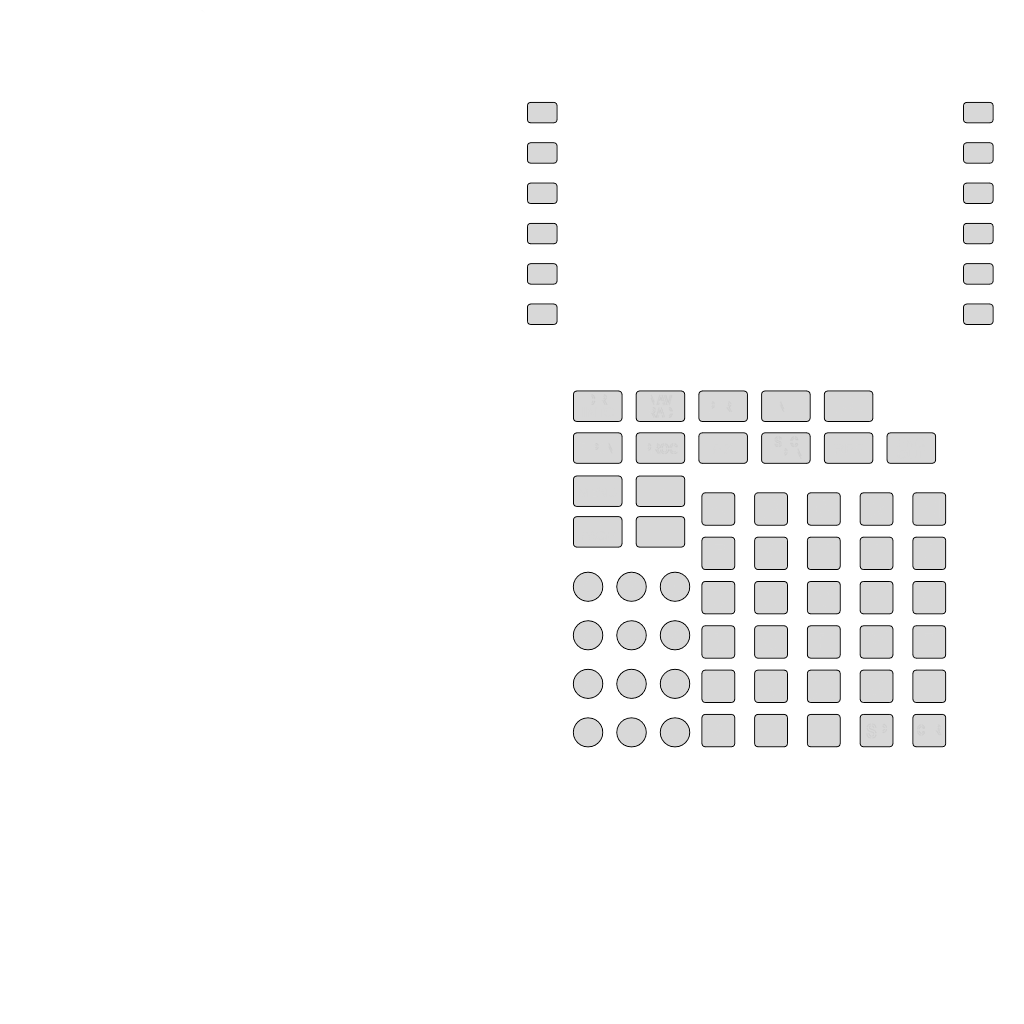
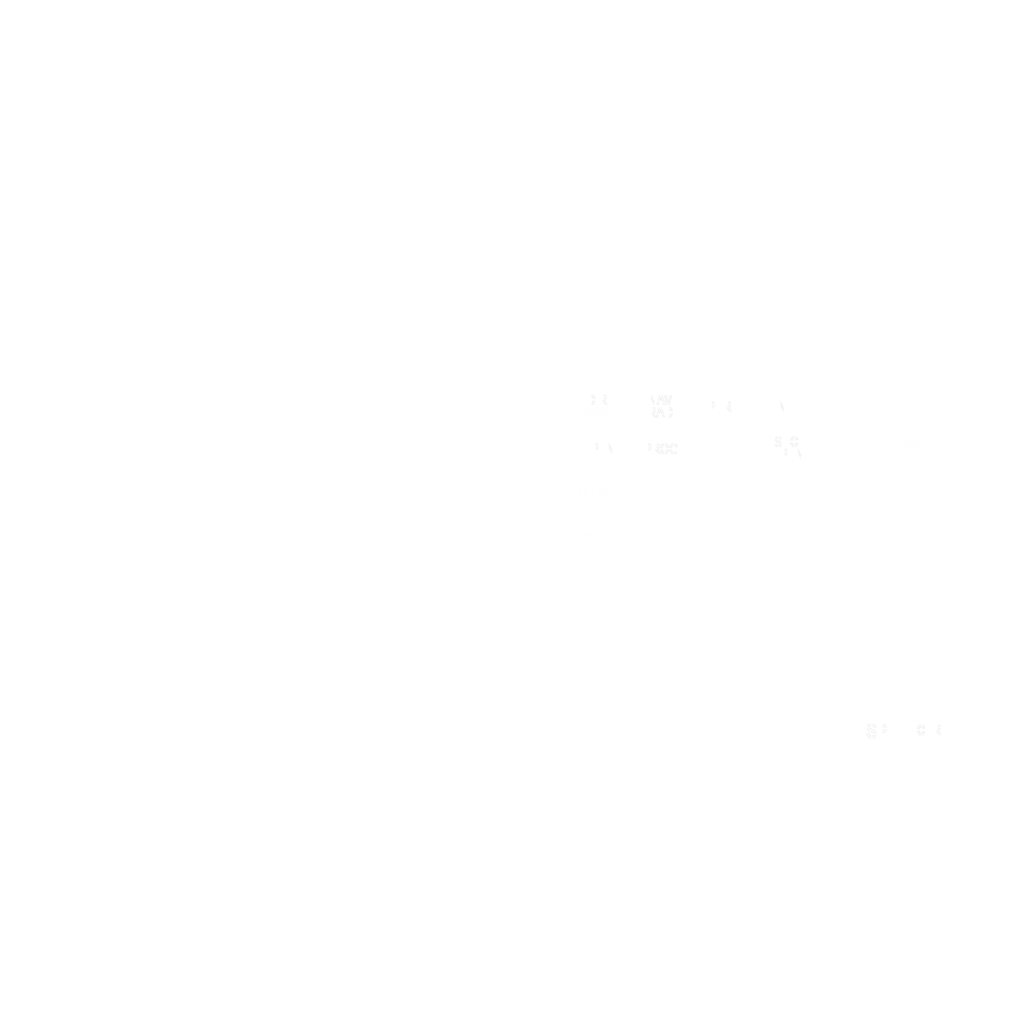
Two versions of the same layered image (1024x1024). Layer-by-layer changes:
hid "Map" over [527, 101, 994, 748]
painted on "MCDU-glare.png" over [532, 150, 994, 701]
